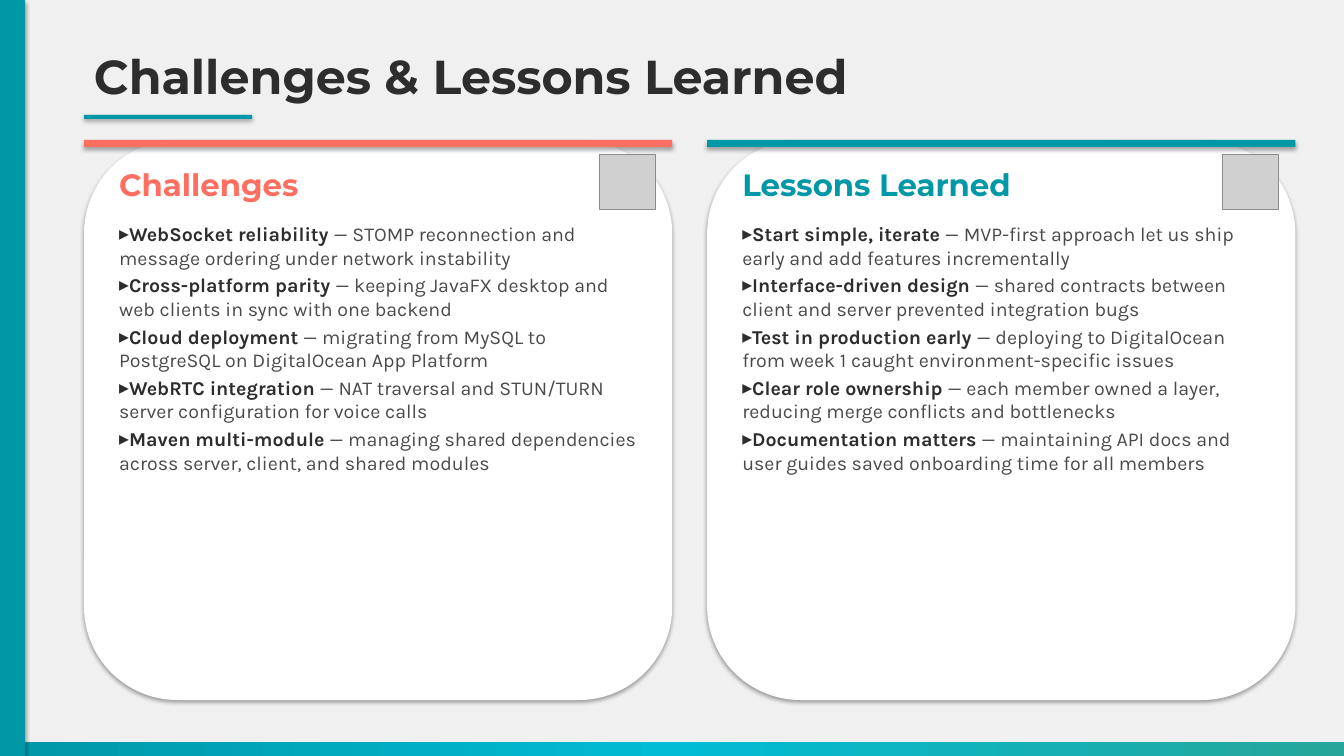
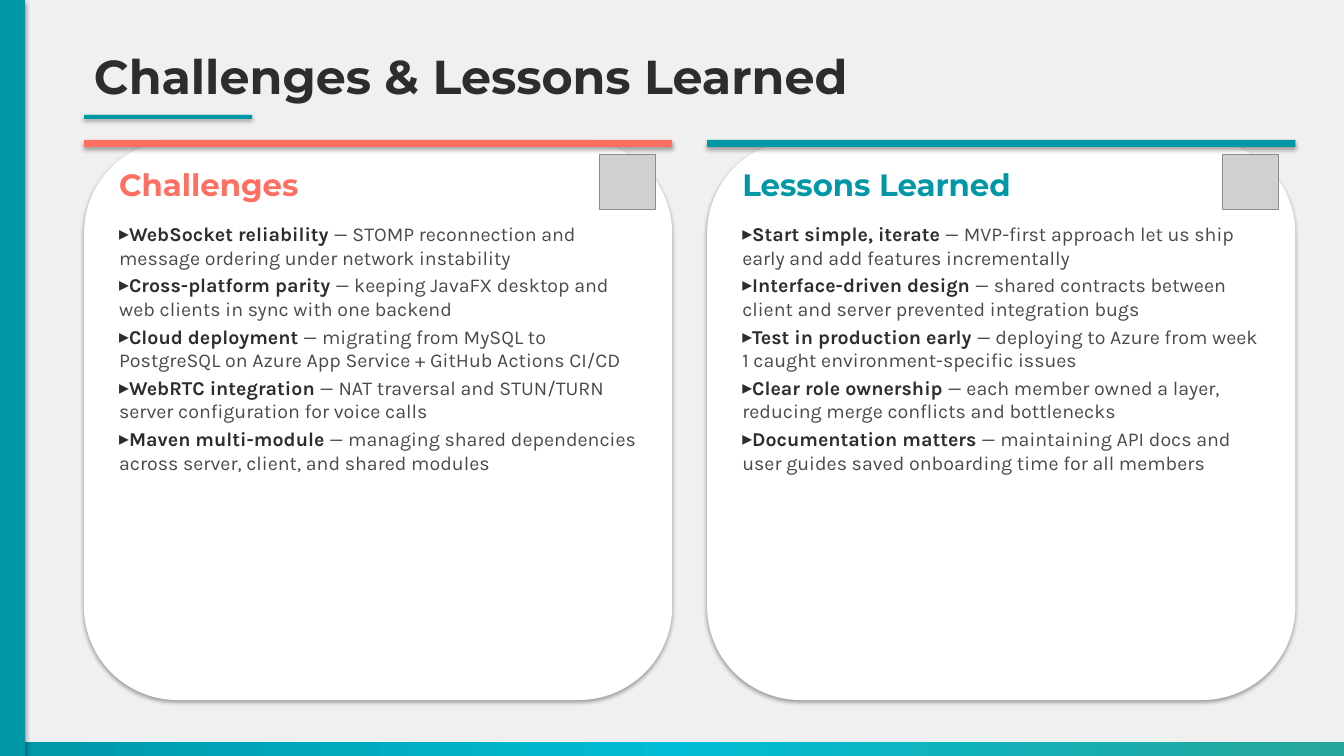
Before and after one commit to dmandaliya/ChitChat, a slide deck: slide 8 of docs/ChitChat_Presentation.pptx. Drawn at 1344x756 pixels with LibreOffice and Linux fonts; fonts in the diff are those of the drawing; grey boxes stand for pictures. Boxes give left, top, right and bottom in pixels: in the first picture for what was removed or moved away, otherwise in the second. Text is boxed around its words. In the diff, an @@ line names an element or a change of style, - is before the commit and + after.

Commit message:
Update presentation: replace all DigitalOcean references with Azure

```diff
--- a/docs/ChitChat_Presentation.pptx
+++ b/docs/ChitChat_Presentation.pptx
@@ text at (119,330,620,372): text changed @@
-▸ Cloud deployment — migrating from MySQL to PostgreSQL on DigitalOcean App Platform
+▸ Cloud deployment — migrating from MySQL to PostgreSQL on Azure App Service + GitHub Actions CI/CD
@@ text at (742,330,1257,372): text changed @@
-▸ Test in production early — deploying to DigitalOcean from week 1 caught environment-specific issues
+▸ Test in production early — deploying to Azure from week 1 caught environment-specific issues
```
Also in this commit, not shown: 5 other slides changed.
